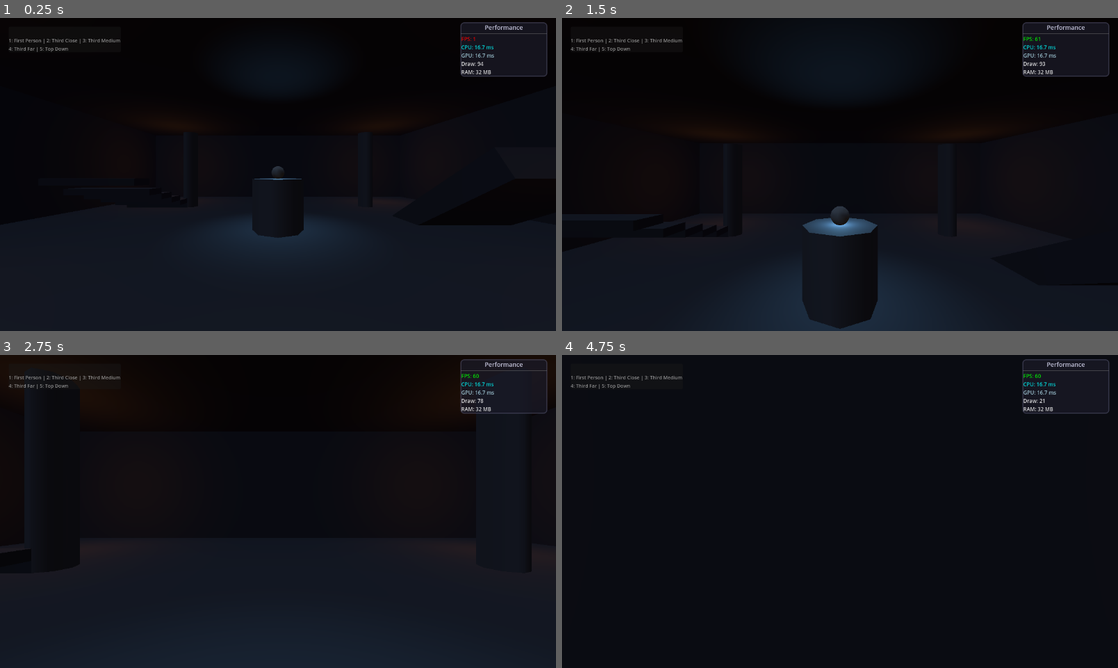
Above: before the commit, frames 1-4 (two rows, left to right).
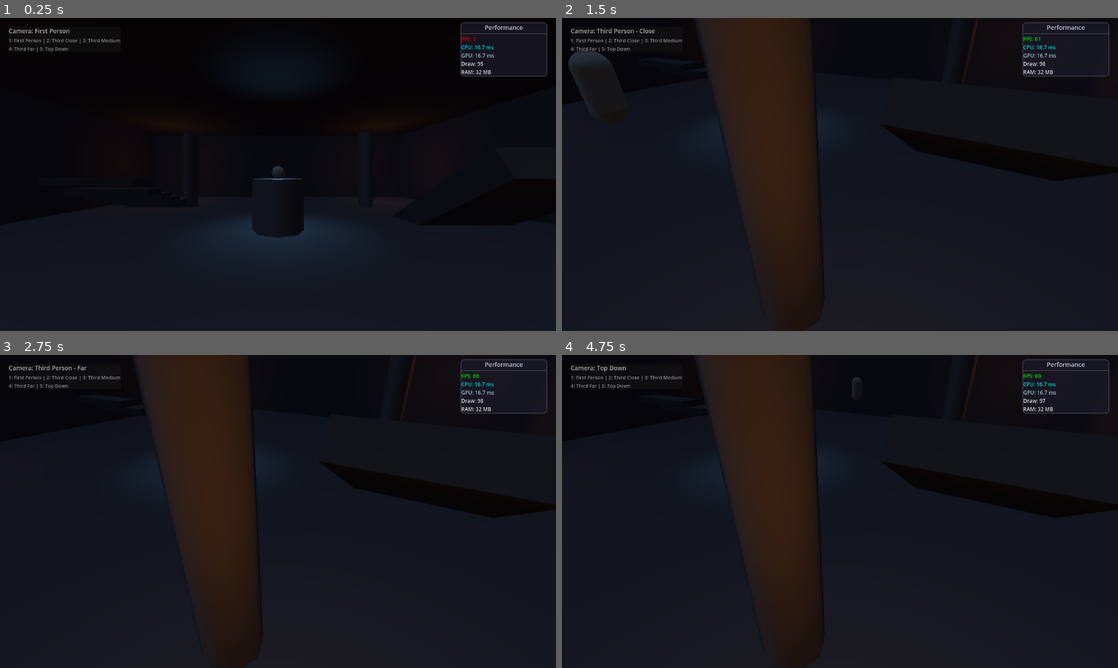
Above: after the commit, the same moments.

Repository: alanops/brackeys-gamejam-2025
Game: Godot game, scene res://src/scenes/DungeonRoomFixed.tscn
The game is run twice, just before and just after one commit, with the same random seed, the same clock (stepped at 60 frames per second) and the same inputs.
Inputs (mouse positions are in pixels of both pictures, inside the frame that each line leads up to):
- Up to frame 1 (0.25 s): no input
- Up to frame 2 (1.5 s): move the mouse to (867, 174) at 0.52 s; hold 1 (camera_first_person) 0.53-1.28 s; hold W (move_forward) from 0.53 s (still down); tap Space (jump) at 0.77 s; move the mouse to (812, 174) at 1.27 s; tap 2 (camera_third_close) at 1.35 s
- Up to frame 3 (2.75 s): keep holding W (move_forward); tap Space (jump) at 1.52 s; move the mouse to (289, 505) at 2.02 s; hold 4 (camera_third_far) from 2.03 s (still down)
- Up to frame 4 (4.75 s): keep holding W (move_forward); move the mouse to (834, 517) at 2.77 s; release 4 (camera_third_far) at 2.78 s; tap 3 (camera_third_medium) at 2.85 s; tap Space (jump) at 3.02, 3.77, 4.52 s; move the mouse to (878, 514) at 3.52 s; hold 5 (camera_top_down) 3.53-4.28 s; tap Enter at 4.25 s; move the mouse to (795, 508) at 4.27 s; tap Shift (sprint) at 4.35 s

The runs differ from the first frame. In frame 1, less than 0.1% of the frame differs, in the area x 1-87%, y 3-16%; in frame 2, 17%, in the area x 1-100%, y 0-100%; in frame 3, 13%; in frame 4, 14%.
Error before the commit: Parse Error: Static function "get_time()" not found in base "GDScriptNativeClass". (res://src/scripts/CameraController.gd:245)

Commit message:
Fix Time.get_time() API error for Godot 4 compatibility
- Replace Time.get_time() with Time.get_ticks_msec() * 0.001
- Fixes parser error for camera shake functionality

Diff:
--- a/src/scripts/CameraController.gd
+++ b/src/scripts/CameraController.gd
@@ -241,9 +241,10 @@
 
 		# Apply subtle camera shake for dynamic movement
 		var shake_intensity = min(current_velocity.length() * 0.02, 0.1)
+		var time = Time.get_ticks_msec() * 0.001  # Convert to seconds
 		var shake = Vector3(
-			sin(Time.get_time() * 15.0) * shake_intensity,
-			cos(Time.get_time() * 12.0) * shake_intensity * 0.5,
+			sin(time * 15.0) * shake_intensity,
+			cos(time * 12.0) * shake_intensity * 0.5,
 			0
 		)
 
Not shown, added: src/scripts/CameraController.gd.uid
Not shown, added: src/scripts/CameraOverlay.gd.uid
Not shown, added: src/scripts/MovementTuner.gd.uid
Not shown, added: src/scripts/PlayerIK.gd.uid
Not shown, added: src/scripts/ProceduralStepIK.gd.uid
